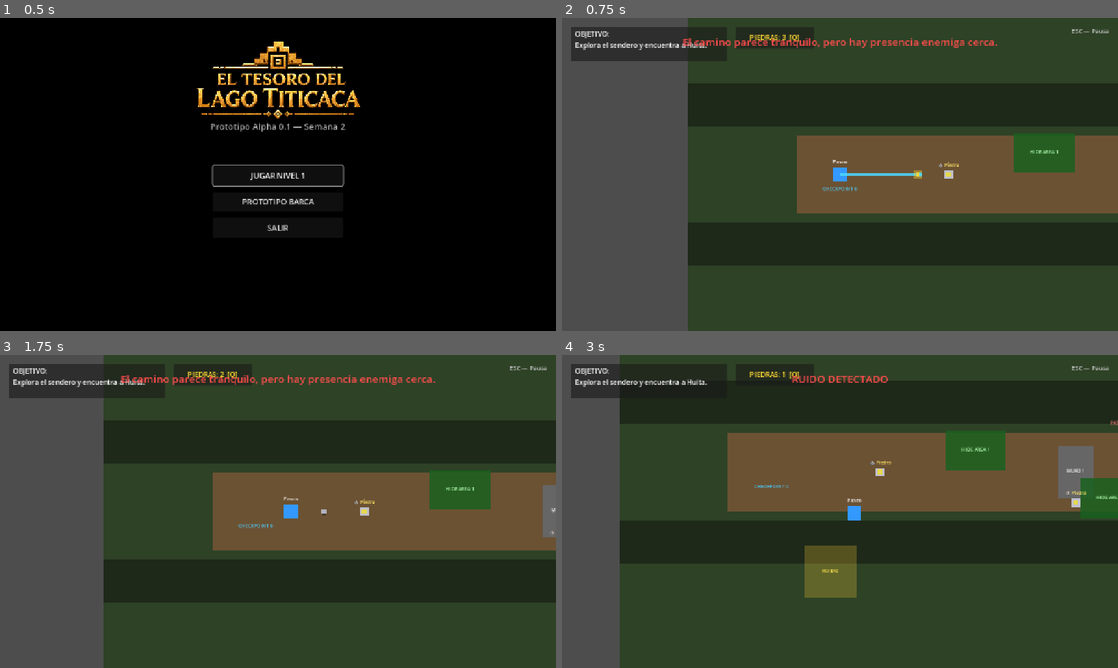
Above: before the commit, frames 1-4 (two rows, left to right).
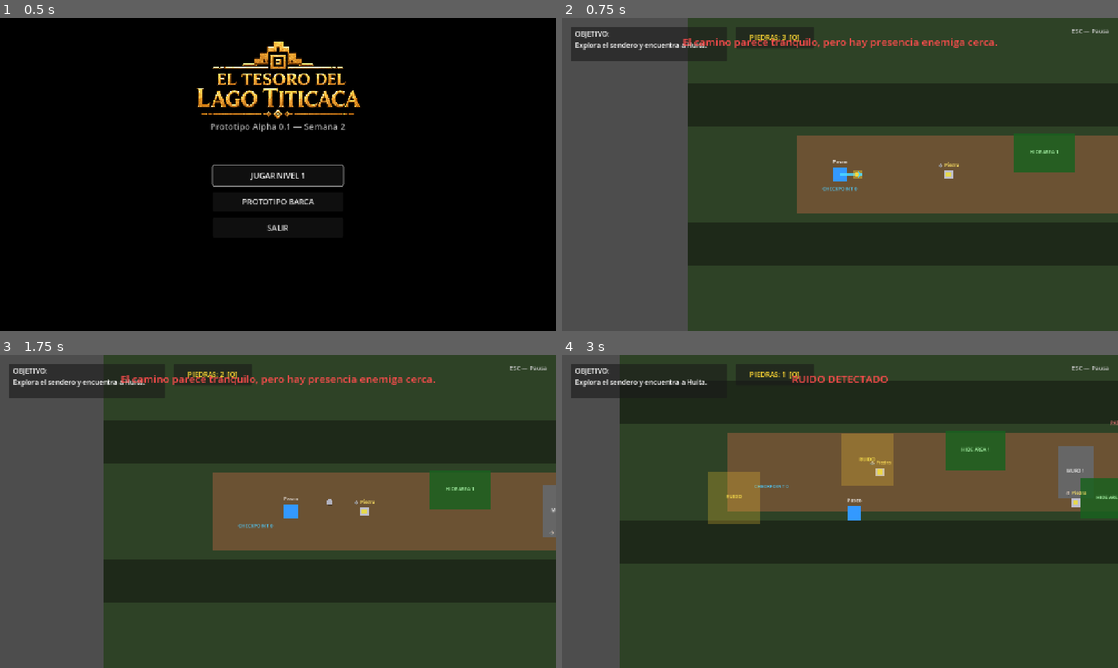
Above: after the commit, the same moments.

Repository: JHAMILCALI/El-tesoro-del-lago-titicaca-Game
Game: Godot game, scene res://scenes/main/MainMenu.tscn
Two runs of this game, one before a commit and one after it. Both use one fixed random seed, a clock stepped at 60 frames per second and the inputs below. Video files are missing from this copy of the repository; at most half a second of black plays in their place. Sound files missing from this copy of the repository are replaced by a short silence.
Inputs (mouse positions are in pixels of both pictures, inside the frame that each line leads up to):
- Up to frame 1 (0.5 s): no input
- Up to frame 2 (0.75 s): click "JUGAR NIVEL 1" at 0.5 s
- Up to frame 3 (1.75 s): tap Enter (ui_accept) at 1.25, 1.52 s; move the mouse to (400, 495) at 1.27 s; hold D (move_right) from 1.28 s (still down); hold Q (throw_stone) from 1.28 s (still down); click (400, 495) at 1.42 s
- Up to frame 4 (3 s): move the mouse to (728, 527) at 2.02 s; release D (move_right) at 2.03 s; release Q (throw_stone) at 2.03 s; hold S (move_down) 2.03-2.78 s; tap E (interact) at 2.1 s; click (728, 527) at 2.17 s; tap Enter (ui_accept) at 2.27 s; tap Q (throw_stone) at 2.3 s; move the mouse to (895, 442) at 2.77 s; hold D (move_right) from 2.78 s (still down); hold Shift (run) from 2.78 s (still down); click (895, 442) at 2.92 s

Frame 1 is identical in both runs. In frame 2, 0.2% of the frame differs, in the area x 52-65%, y 48-52%; in frame 3, less than 0.1%; in frame 4, 4.7%, in the area x 26-60%, y 25-78%.

Commit message:
feat: implement player stone throwing mechanics with mouse aim and projectile logic

Diff:
--- a/project.godot
+++ b/project.godot
@@ -63,6 +63,7 @@
 throw_stone={
 "deadzone": 0.5,
 "events": [Object(InputEventKey,"resource_local_to_scene":false,"resource_name":"","device":-1,"window_id":0,"alt_pressed":false,"shift_pressed":false,"ctrl_pressed":false,"meta_pressed":false,"pressed":false,"keycode":0,"physical_keycode":81,"key_label":0,"unicode":0,"echo":false,"script":null)
+, Object(InputEventMouseButton,"resource_local_to_scene":false,"resource_name":"","device":-1,"window_id":0,"alt_pressed":false,"shift_pressed":false,"ctrl_pressed":false,"meta_pressed":false,"button_mask":0,"position":Vector2(0, 0),"global_position":Vector2(0, 0),"factor":1.0,"button_index":2,"canceled":false,"pressed":false,"double_click":false,"script":null)
 ]
 }
 pause={
--- a/scripts/pasco.gd
+++ b/scripts/pasco.gd
@@ -5,7 +5,7 @@
 
 @export var walk_speed: float = 180.0
 @export var run_speed: float = 280.0
-@export var stone_travel_distance: float = 180.0
+@export var stone_travel_distance: float = 220.0
 @export var initial_stones: int = 3
 @export var max_stones: int = 10
 
@@ -59,6 +59,18 @@
 		if can_throw_stone:
 			_throw_stone()
 
+func _get_mouse_aim() -> Dictionary:
+	var local_mouse = get_local_mouse_position()
+	var mouse_dist = local_mouse.length()
+	var aim_dir = local_mouse.normalized() if mouse_dist > 5.0 else last_direction
+	var aim_dist = clampf(mouse_dist, 40.0, stone_travel_distance)
+	var target_pos = aim_dir * aim_dist
+	return {
+		"dir": aim_dir,
+		"dist": aim_dist,
+		"target_pos": target_pos
+	}
+
 func _update_aim_indicator() -> void:
 	if not aim_line or not aim_target:
 		return
@@ -70,27 +82,29 @@
 	if not is_aim_visible:
 		return
 
+	var aim_info = _get_mouse_aim()
 	var start_pos := Vector2.ZERO
-	var end_pos := last_direction.normalized() * stone_travel_distance
+	var end_pos: Vector2 = aim_info.target_pos
 
 	aim_line.clear_points()
 	aim_line.add_point(start_pos)
 	aim_line.add_point(end_pos)
 
 	aim_target.position = end_pos
-	aim_target.rotation = last_direction.angle()
+	aim_target.rotation = (aim_info.dir as Vector2).angle()
 
 func _throw_stone() -> void:
 	if not stone_scene or stone_count <= 0:
 		return
 
+	var aim_info = _get_mouse_aim()
 	can_throw_stone = false
 	stone_count -= 1
 	_sync_hud_stones()
 
 	var stone = stone_scene.instantiate()
 	stone.global_position = global_position
-	stone.setup(last_direction)
+	stone.setup(aim_info.dir, aim_info.dist)
 	get_parent().add_child(stone)
 
 	get_tree().create_timer(0.8).timeout.connect(func():
@@ -142,3 +156,10 @@
 				var ev := InputEventKey.new()
 				ev.physical_keycode = key_code
 				InputMap.action_add_event(action_name, ev)
+
+	# Ensure Mouse Button Right also triggers throw_stone
+	if InputMap.has_action("throw_stone"):
+		var mouse_event := InputEventMouseButton.new()
+		mouse_event.button_index = MOUSE_BUTTON_RIGHT
+		if not InputMap.action_has_event("throw_stone", mouse_event):
+			InputMap.action_add_event("throw_stone", mouse_event)
--- a/scripts/stone.gd
+++ b/scripts/stone.gd
@@ -1,15 +1,16 @@
 extends Node2D
 class_name Stone
 
-@export var speed: float = 350.0
+@export var speed: float = 380.0
 @export var travel_distance: float = 180.0
 
 var direction: Vector2 = Vector2.RIGHT
 var distance_traveled: float = 0.0
 var noise_area_scene: PackedScene = preload("res://scenes/objects/NoiseArea.tscn")
 
-func setup(launch_direction: Vector2) -> void:
+func setup(launch_direction: Vector2, target_distance: float = 180.0) -> void:
 	direction = launch_direction.normalized() if launch_direction != Vector2.ZERO else Vector2.RIGHT
+	travel_distance = maxf(20.0, target_distance)
 	rotation = direction.angle()
 
 func _process(delta: float) -> void:
Not shown, added: scripts/pickable_stone.gd.uid
